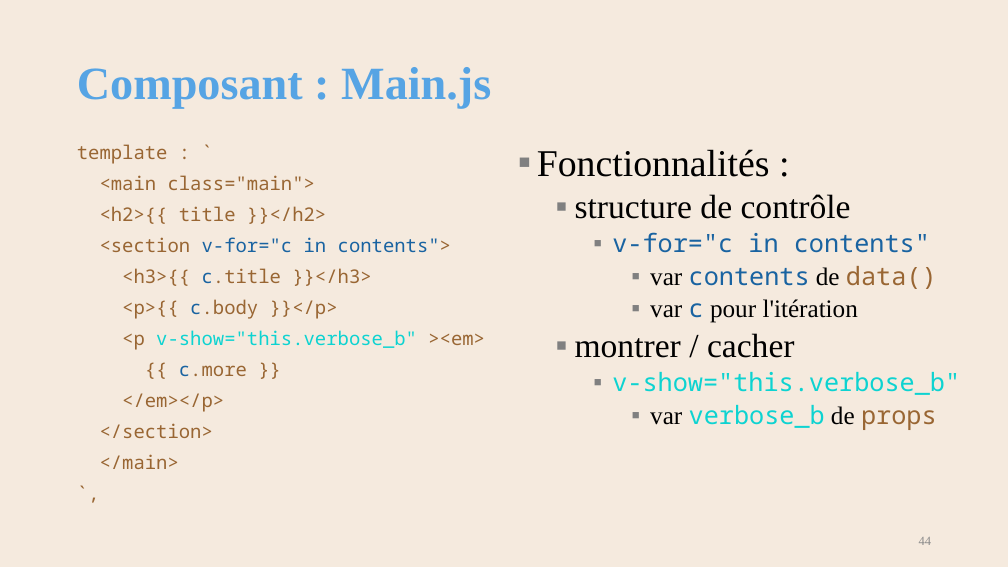
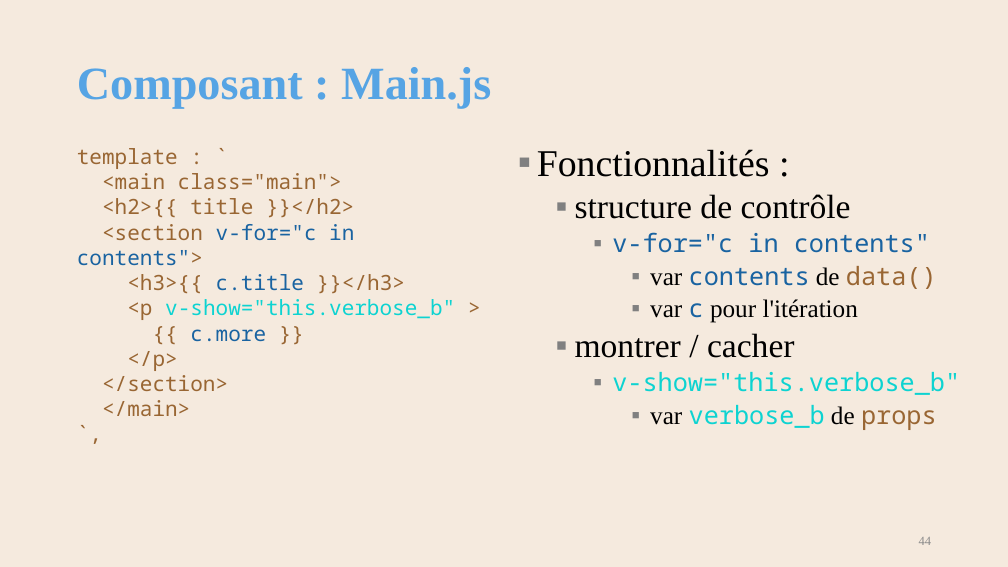
Before and after one commit to AlainWafflard/4IPW3, a slide deck: slide 44 of syllabus/19_composant_vuejs/syllabus_19_composant.pptx. Drawn at 1008x567 pixels with LibreOffice and Linux fonts; fonts in the diff are those of the drawing; background and template pictures are left out. Boxes give left, top, right and bottom in pixels: in the first picture for what was removed or moved away, otherwise in the second. Text is boxed around its words. In the diff, an @@ line names an element or a change of style, - is before the commit and + after.

```diff
--- a/syllabus/19_composant_vuejs/syllabus_19_composant.pptx
+++ b/syllabus/19_composant_vuejs/syllabus_19_composant.pptx
@@ text at (x1=77, y1=148, x2=405, y2=416): size 18 to 20 pt in "template : `", "<main class="main">", "<h2>{{ title }}</h2>", "<section v-for="c in contents">" and 5 more places; text colour #996633 to #1963A1 in "c.title", "c.more"; line spacing 0.9 to 1; less space between paragraphs @@
@@ text at (x1=127, y1=299, x2=455, y2=320): text changed; size 18 to 20 pt; text colour #996633 to #0DD3D1 @@
-<p>{{ c.body }}</p>
-<p v-show="this.verbose_b" ><em>
+<p v-show="this.verbose_b" >
@@ text at (x1=127, y1=351, x2=177, y2=371): text changed; size 18 to 20 pt @@
-</em></p>
+</p>
```
Also in this commit, not shown: 9 other slides changed, 48 other files.
